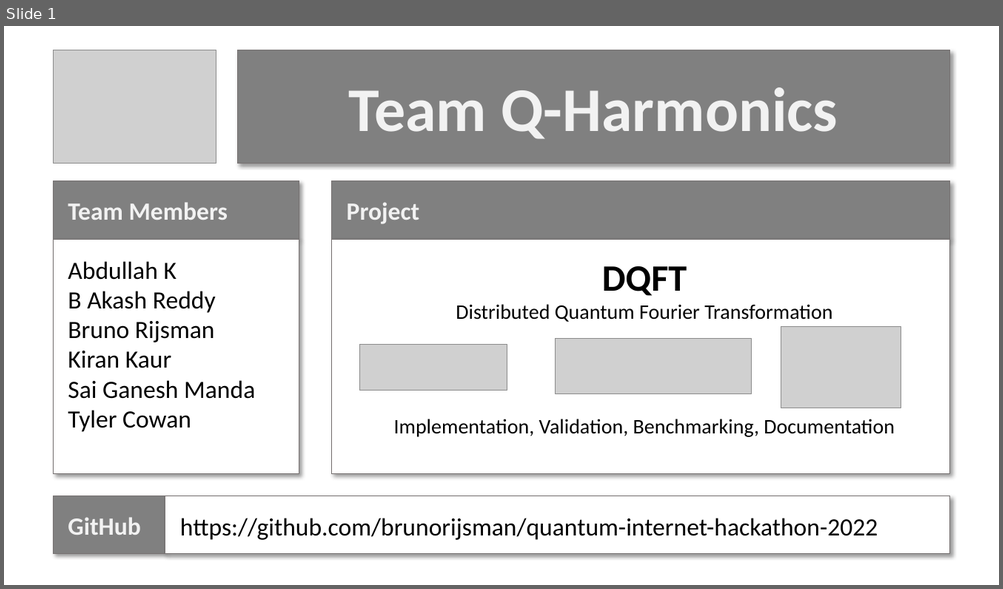
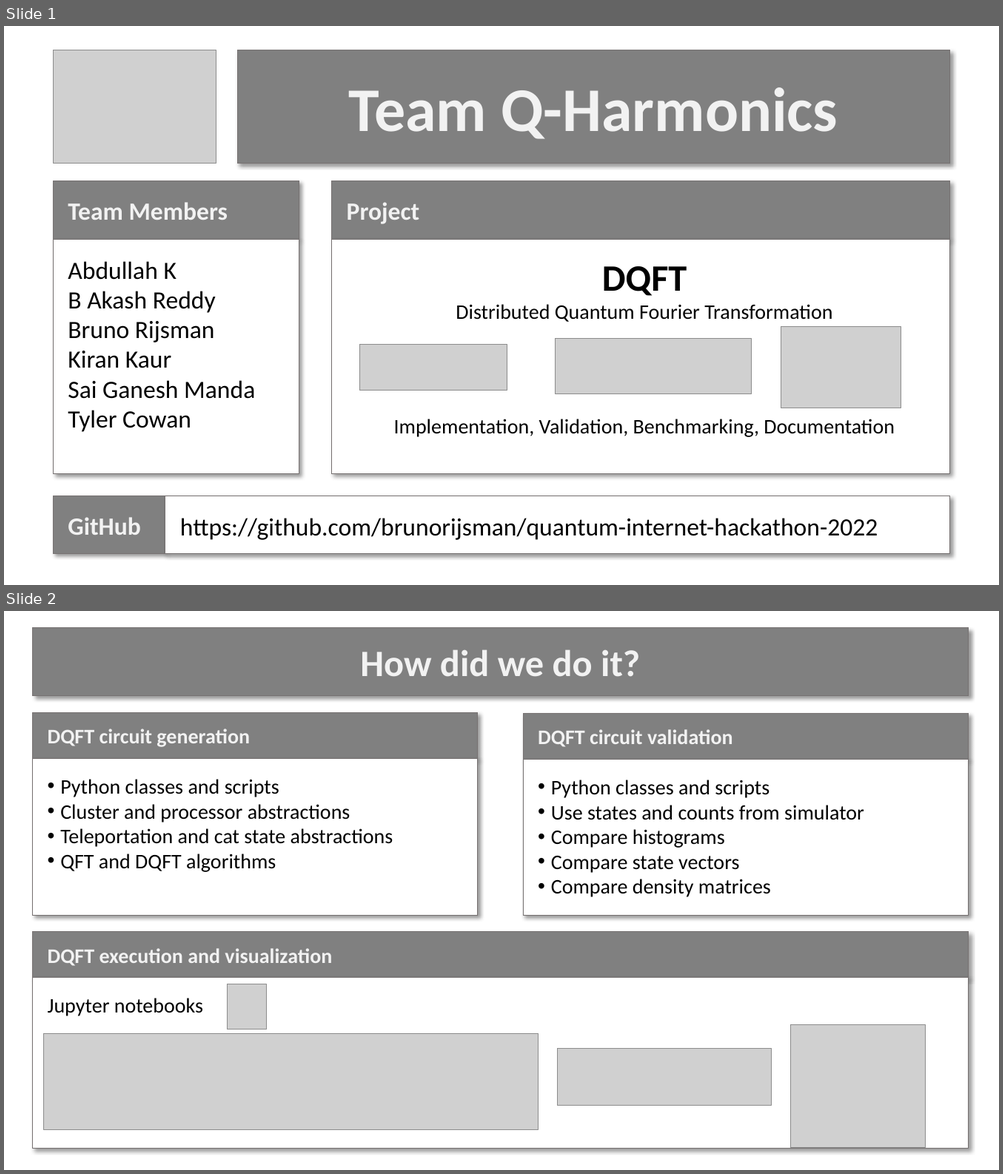
Before and after one commit to brunorijsman/quantum-internet-hackathon-2022, a slide deck: docs/end-of-hackathon-presentation.pptx. Shown one above the other, each under a label of ours: slide 1 before the commit, slides 1 and 2 after it. The pictures are 1003x589 and 1003x1174 pixels, drawn with LibreOffice and Linux fonts; fonts in the diff are those of the drawing; grey boxes stand for pictures. Boxes give left, top, right and bottom in pixels: in the first picture for what was removed or moved away, otherwise in the second. Text is boxed around its words. In the diff, an @@ line names an element or a change of style, - is before the commit and + after.

```diff
--- a/docs/end-of-hackathon-presentation.pptx
+++ b/docs/end-of-hackathon-presentation.pptx
@@ slide 2 added at <box>4,611,999,1170</box>, background #FFFFFF @@
@@ rectangle added at <box>33,628,968,696</box>, fill #808080, outline #767171 0.75 pt, 36 pt, text #F2F2F2, bold @@
+How did we do it?
@@ rectangle added at <box>32,712,477,758</box>, fill #808080, outline #767171 0.75 pt, 20 pt, text #F2F2F2, bold @@
+DQFT circuit generation
@@ rectangle added at <box>523,713,968,759</box>, fill #808080, outline #767171 0.75 pt, 20 pt, text #F2F2F2, bold @@
+DQFT circuit validation
@@ rectangle added at <box>32,759,477,916</box>, fill #FFFFFF, outline #767171 0.75 pt, 20 pt, text #000000 @@
+• Python classes and scripts
+• Cluster and processor abstractions
+• Teleportation and cat state abstractions
+• QFT and DQFT algorithms
@@ rectangle added at <box>523,760,968,916</box>, fill #FFFFFF, outline #767171 0.75 pt, 20 pt, text #000000 @@
+• Python classes and scripts
+• Use states and counts from simulator
+• Compare histograms
+• Compare state vectors
+• Compare density matrices
@@ group added at <box>32,932,968,1149</box>: 4 pictures, 2 rectangles @@
+DQFT execution and visualization
+Jupyter notebooks
```
Also in this commit, not shown: 1 other slide added, 1 slide removed.
